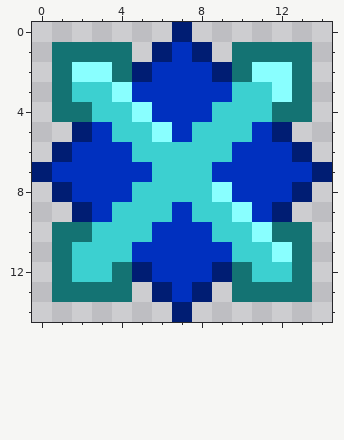
One commit to this pixel-art file: Assets/Textures/LastShots.aseprite. Above, as it was before the edit.
15x15 pixels, 1 frame.
Now the later version:
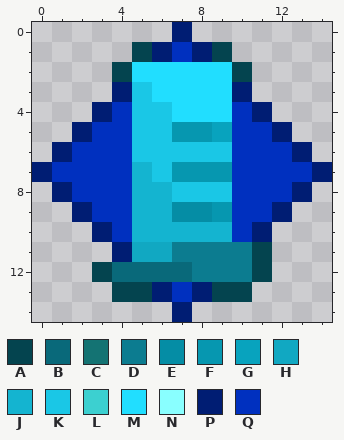
Palette (. is transparent): A #04444f  B #09697a  C #147373  D #0c7c90  E #058da5  F #0697b0  G #08a3be  H #11a8c2  J #14b4d0  K #1ac7e6  L #3cd0d0  M #21deff  N #89ffff  P #001d73  Q #0030bf
The edit:
layer "BackPlate" added
layer "FrontPlate" added
layer "Layer 1" removed
Changed rows in their new state; - is an unchanged pixel.
first column x 1:
 1 ....A---A....
 2 ...AMMMMMA...
 3 ...PKMMMMP...
 4 ..PQKKMMMQP..
 5 ---QKKFFGQ---
 6 ----KKKKK----
 7 ----JKFFF----
 8 ----JJKKK----
 9 ---QJJEEFQ---
10 ..PQJJJJJQP..
11 ...PHHDDDDA..
12 ..ABBBBDDDA..
13 ...AA---AA...
Where, in picture pixels (left, top, right, bottom), the same in both pictures:
changed: (52, 42, 312, 302)
